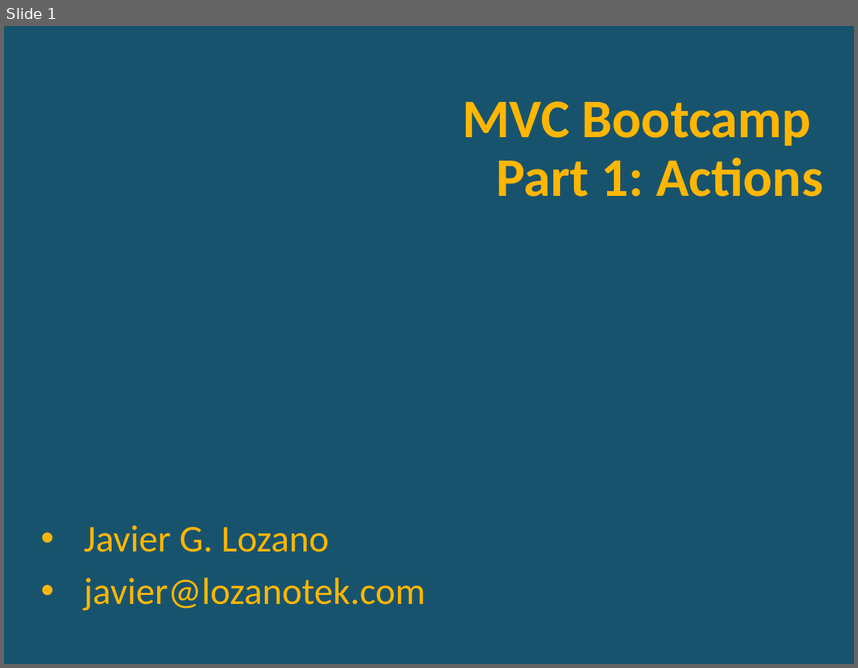
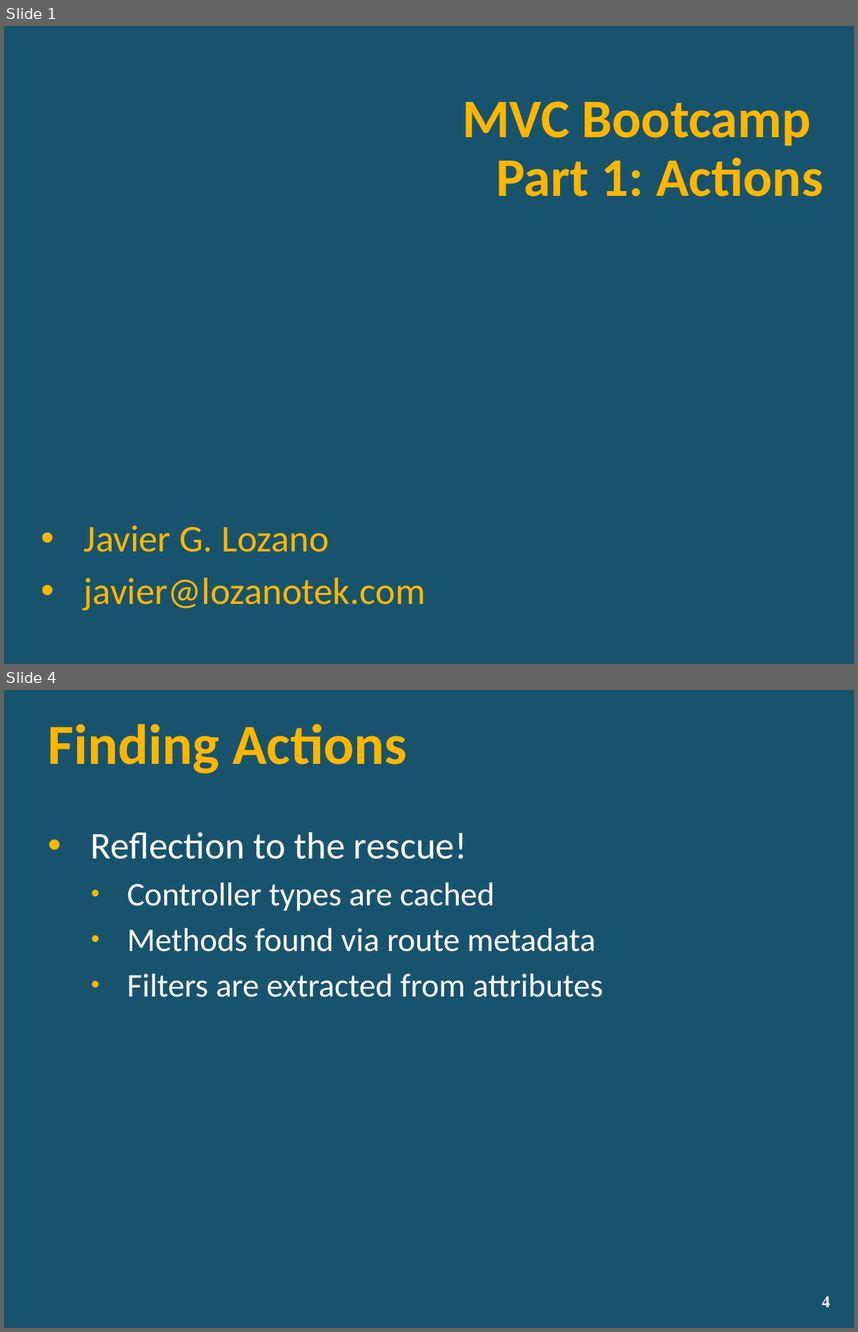
Before and after one commit to lozanotek/MVCBootcamp, a slide deck: slides/part1_actions.pptx. Shown one above the other, each under a label of ours: slide 1 before the commit, slides 1 and 4 after it; the slides between them are not shown. The pictures are 858x668 and 858x1332 pixels, drawn with LibreOffice and Linux fonts; fonts in the diff are those of the drawing; background and template pictures are left out. Boxes give left, top, right and bottom in pixels: in the first picture for what was removed or moved away, otherwise in the second. Text is boxed around its words. In the diff, an @@ line names an element or a change of style, - is before the commit and + after.

```diff
--- a/slides/part1_actions.pptx
+++ b/slides/part1_actions.pptx
@@ slide 4 added at <box>4,690,854,1328</box>, background picture (left out) @@
@@ title added at <box>48,724,407,773</box>, 48 pt, text #FFB601, bold @@
+Finding Actions
@@ text added at <box>91,832,603,997</box>, 28 pt, text #FFFFFF @@
+• Reflection to the rescue!
+  • Controller types are cached
+  • Methods found via route metadata
+  • Filters are extracted from attributes
@@ page number added at <box>822,1296,830,1307</box>, 14 pt, text #FFFFFF, bold @@
+4
```
Also in this commit, not shown: 8 other slides added, 2 slides removed.
